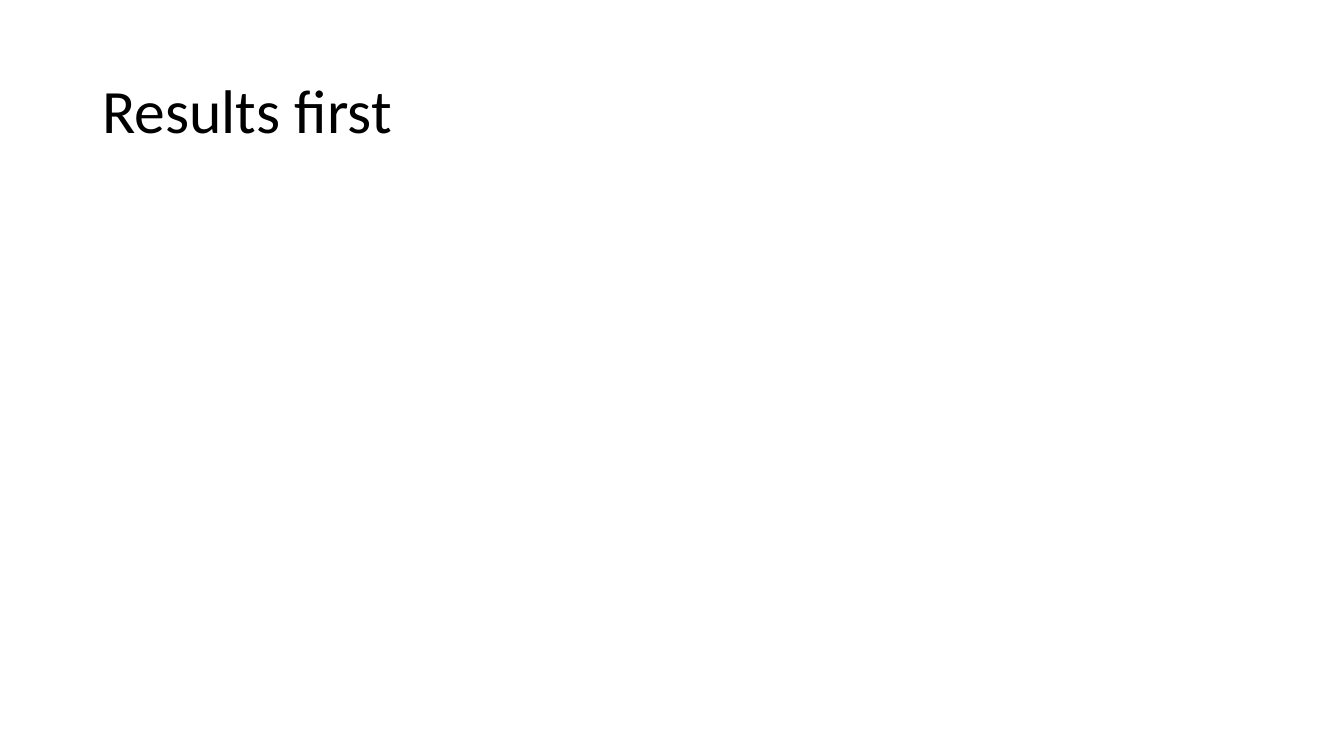
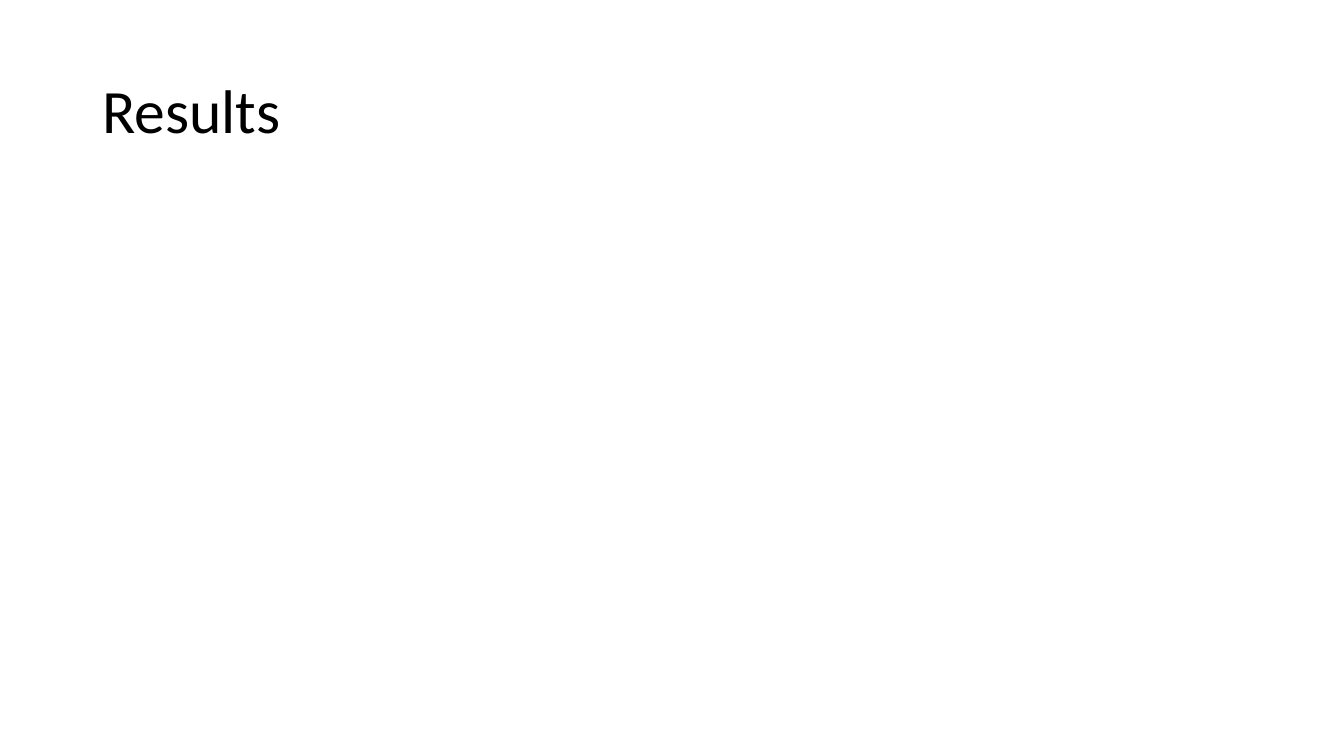
Before and after one commit to andy-j-block/census_income_predictions, a slide deck: slide 2 of slide_deck.pptx (slide 3 before the commit). Drawn at 1344x756 pixels with LibreOffice and Linux fonts; fonts in the diff are those of the drawing. Boxes give left, top, right and bottom in pixels: in the first picture for what was removed or moved away, otherwise in the second. Text is boxed around its words. In the diff, an @@ line names an element or a change of style, - is before the commit and + after.

```diff
--- a/slide_deck.pptx
+++ b/slide_deck.pptx
@@ title at box(102, 90, 280, 134): text changed @@
-Results first
+Results
```
Also in this commit, not shown: 2 other slides changed, 1 slide removed, 3 other files.
